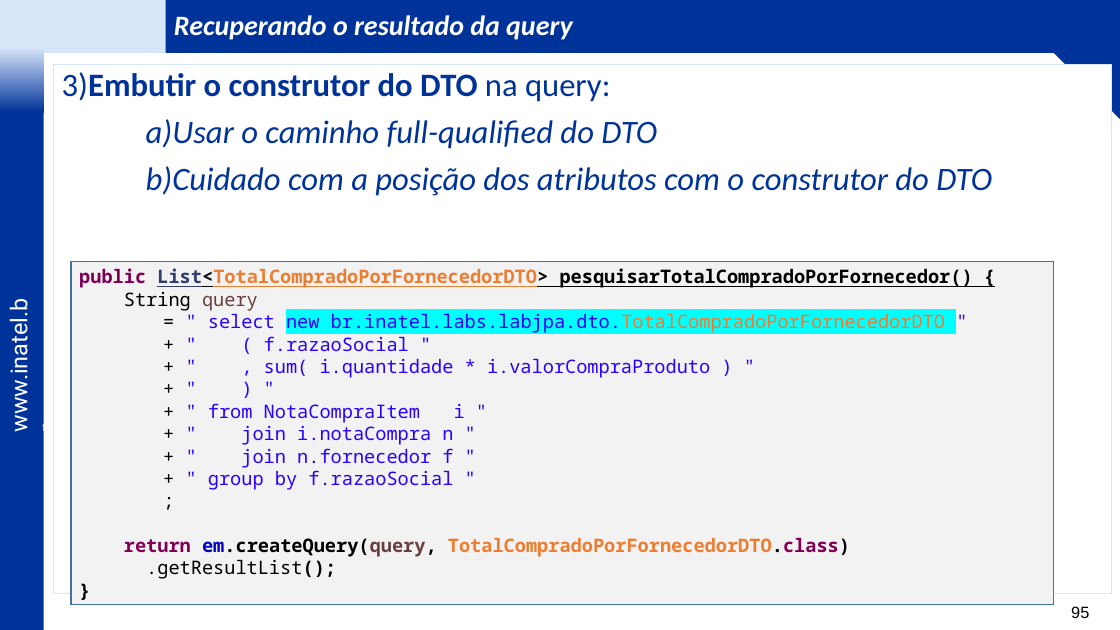
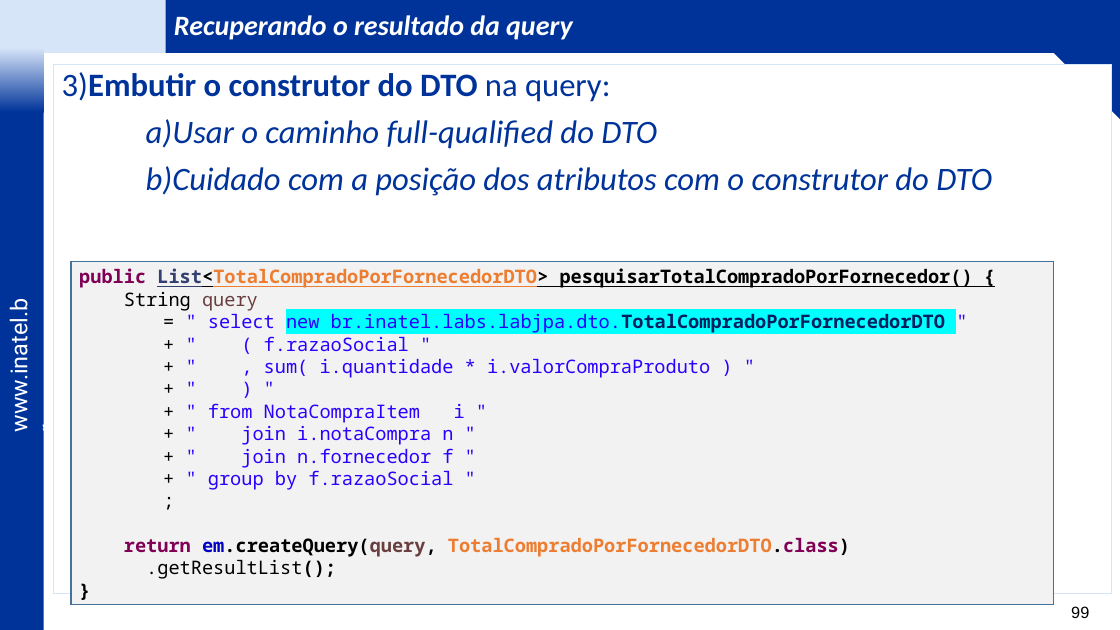
Before and after one commit to vitor-figueiredo/Lab_JPA, a slide deck: slide 99 of _docs/IDP Labs - JPA - v6.pptx (slide 95 before the commit). Drawn at 1120x630 pixels with LibreOffice and Linux fonts; fonts in the diff are those of the drawing; background and template pictures are left out. Boxes give left, top, right and bottom in pixels: in the first picture for what was removed or moved away, otherwise in the second. Text is boxed around its words. In the diff, an @@ line names an element or a change of style, - is before the commit and + after.

```diff
--- a/_docs/IDP Labs - JPA - v6.pptx
+++ b/_docs/IDP Labs - JPA - v6.pptx
@@ text in rectangle at [208, 313, 945, 333]: text colour #ED7D31 to #002060, bold on in "br.inatel.labs.labjpa.dto.TotalCompradoPorFornecedorDTO" @@
@@ page number at [1071, 606, 1089, 618]: text changed @@
-95
+99
```
Also in this commit, not shown: 23 other slides changed, 4 slides added, 2 other files.
